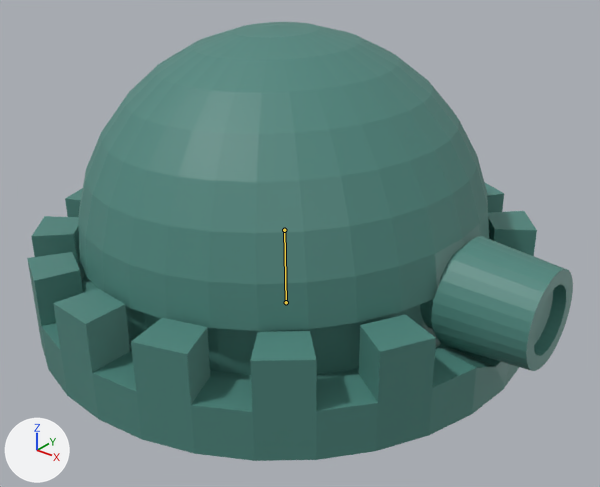
One commit to the FBX model Assets/Meshes/Cannon.fbx: the scene before it, then after it.
Before and after are seen from a 50 mm lens placed at (18.2, -21.9, 13.3), pointed at (1.3, -0.7, 0.2). Every picture has the same lights, and +X, +Y and +Z are marked at lower left. Both versions are drawn at frame 22 of the action 'Scene'; the numbers are the values there. The bones that bend it are drawn over the model as lines.

Names of what the first picture shows: 'Cannon', 'CannonStructure'.
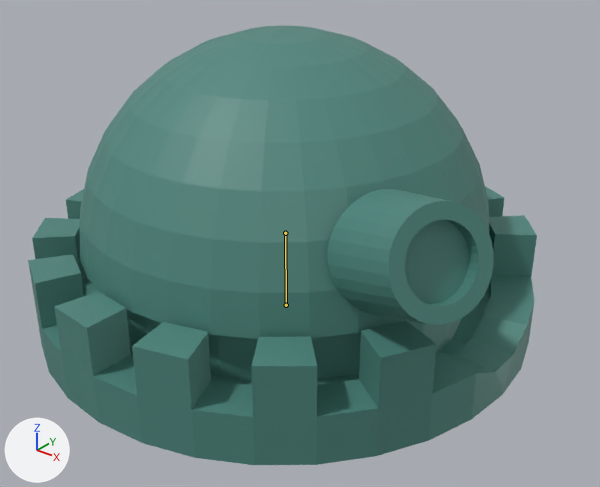
What the commit changed:
Bone 'root' (bone_root) moves from (0.0, 0.123, 0.0) to (0.0, 0.0, 0.0).
Bone 'sphere' (bone_sphere) moves from (0.0, 0.114, 0.0) to (-0.08, -0.003, 0.0).
Bone 'sphere' (bone_sphere) turns from (0, 0, 2) to (0, 0, 1) degrees about its own x, y and z.
Bone 'cannon' (bone_cannon) turns from (0, 0, -2) to (25, -8, 16) degrees about its own x, y and z.

Location of each change, [x1, y1, x2, y2] in pixels of the pictures (600 x 487 px):
'CannonStructure', posed: before [27, 22, 537, 461]; after [28, 25, 537, 465]
'Cannon', posed (9% wider): before [420, 236, 573, 371]; after [327, 189, 494, 325]
bone 'root', root to tip: before (286, 302) to (284, 230); after (286, 305) to (285, 233)
bone 'sphere', root to tip: before (284, 230) to (284, 229); after (285, 233) to (285, 232)
bone 'cannon', root to tip: before (284, 230) to (285, 230); after (285, 233) to (285, 233)
